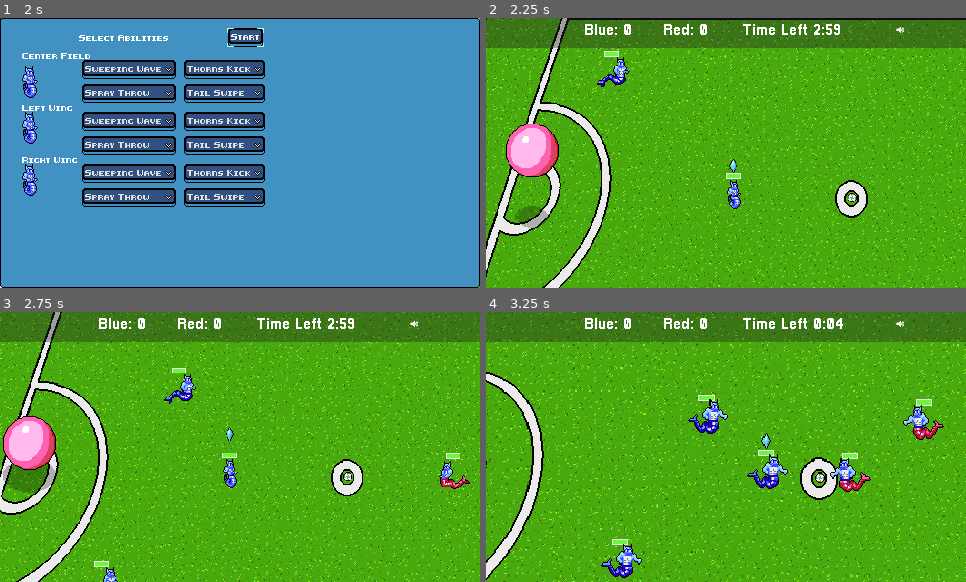
Above: before the commit, frames 1-4 (two rows, left to right).
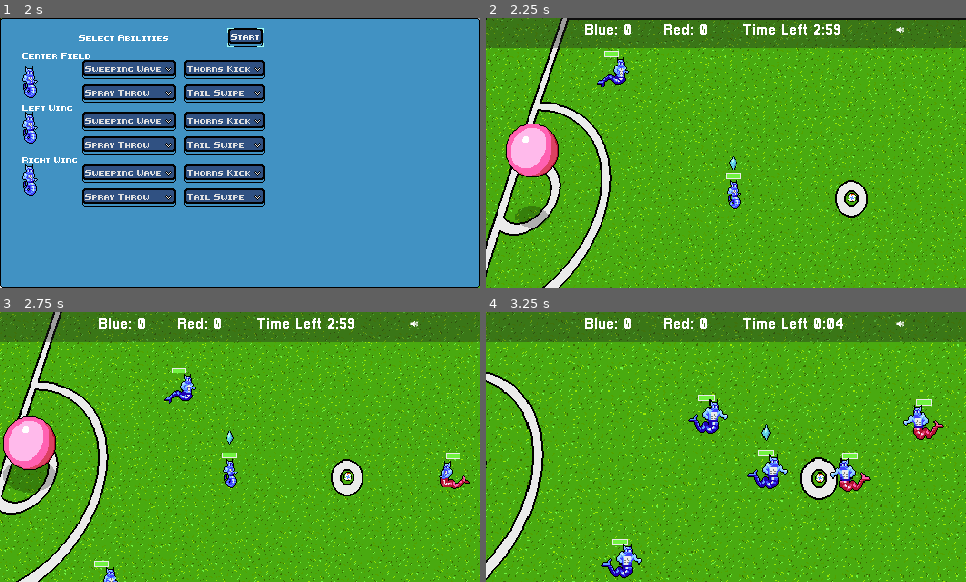
Above: after the commit, the same moments.

Repository: gamkedo-la/Elementaball
Game: Godot game, scene res://UI/StartMenu.tscn
Two runs of this game, one before a commit and one after it. Both use one fixed random seed, a clock stepped at 60 frames per second and the inputs below.
Inputs (mouse positions are in pixels of both pictures, inside the frame that each line leads up to):
- Up to frame 1 (2 s): click "New Game" at 0.5 s; click "Next" at 1.25 s
- Up to frame 2 (2.25 s): click "Start" at 2 s
- Up to frame 3 (2.75 s): no input
- Up to frame 4 (3.25 s): move the mouse to (802, 328) at 2.77 s; hold Right (ui_right) from 2.78 s (still down); hold T (time_hack) from 2.78 s (still down)

Frame 1 is identical in both runs. In frame 2, less than 0.1% of the frame differs, in the area x 50-53%, y 51-58%; in frame 3, less than 0.1%; in frame 4, 0.1%, in the area x 57-60%, y 41-51%.

Commit message:
Got rid of KO animation console error message

Diff:
--- a/Node2D.tscn
+++ b/Node2D.tscn
@@ -408,7 +408,7 @@
 
 [node name="AnimatedSprite" parent="Player/Health Bar" index="1"]
 visible = true
-frame = 7
+frame = 0
 
 [node name="AnimationTree" parent="Player" index="1"]
 parameters/playback = SubResource( 1 )
@@ -428,7 +428,7 @@
 starting_stats = ExtResource( 10 )
 
 [node name="AnimatedSprite" parent="Player2/Health Bar" index="1"]
-frame = 7
+frame = 0
 
 [node name="AnimationTree" parent="Player2" index="1"]
 parameters/playback = SubResource( 2 )
@@ -443,7 +443,7 @@
 starting_stats = ExtResource( 10 )
 
 [node name="AnimatedSprite" parent="Player3/Health Bar" index="1"]
-frame = 7
+frame = 0
 
 [node name="AnimationTree" parent="Player3" index="1"]
 parameters/playback = SubResource( 3 )
@@ -471,6 +471,7 @@
 z_index = 3
 frames = SubResource( 16 )
 animation = "plant ball"
+frame = 3
 playing = true
 script = ExtResource( 16 )
 
@@ -549,7 +550,7 @@
 [node name="AnimatedSprite" parent="Enemy/Health Bar" index="1"]
 position = Vector2( 7.8787, -8.25085 )
 animation = "default"
-frame = 7
+frame = 0
 
 [node name="AnimationTree" parent="Enemy" index="5"]
 parameters/playback = SubResource( 17 )
@@ -576,7 +577,7 @@
 
 [node name="AnimatedSprite" parent="Enemy3/Health Bar" index="1"]
 animation = "default"
-frame = 7
+frame = 0
 
 [node name="AnimationTree" parent="Enemy3" index="5"]
 parameters/playback = SubResource( 18 )
@@ -599,7 +600,7 @@
 
 [node name="AnimatedSprite" parent="Enemy2/Health Bar" index="1"]
 animation = "default"
-frame = 7
+frame = 0
 
 [node name="EnemyCollider" parent="Enemy2" index="3"]
 rotation = 1.52987
--- a/Players/Player.tscn
+++ b/Players/Player.tscn
@@ -135,7 +135,7 @@
 "states/Red Tackle/position" = Vector2( 1324.81, 155.821 )
 transitions = [ "Blue Enemy Idle", "Blue Enemy Run", SubResource( 13 ), "Blue Enemy Run", "Blue Enemy Tackle", SubResou …(1065 unchanged characters)…
 start_node = "Blue Enemy Idle"
-graph_offset = Vector2( 313.638, -17.1792 )
+graph_offset = Vector2( -703.196, -17.1792 )
 
 [sub_resource type="AnimationNodeStateMachinePlayback" id=38]
 
@@ -838,29 +838,34 @@
 atlas = ExtResource( 14 )
 region = Rect2( 0, 0, 32, 16 )
 
+[sub_resource type="AtlasTexture" id=51]
+atlas = ExtResource( 19 )
+region = Rect2( 0, 0, 32, 32 )
+
 [sub_resource type="AtlasTexture" id=52]
 atlas = ExtResource( 19 )
-region = Rect2( 0, 0, 32, 32 )
+region = Rect2( 32, 0, 32, 32 )
 
 [sub_resource type="AtlasTexture" id=53]
 atlas = ExtResource( 19 )
-region = Rect2( 32, 0, 32, 32 )
+region = Rect2( 64, 0, 32, 32 )
 
 [sub_resource type="AtlasTexture" id=54]
 atlas = ExtResource( 19 )
-region = Rect2( 64, 0, 32, 32 )
-
-[sub_resource type="AtlasTexture" id=55]
-atlas = ExtResource( 19 )
 region = Rect2( 96, 0, 32, 32 )
 
-[sub_resource type="SpriteFrames" id=51]
+[sub_resource type="SpriteFrames" id=55]
 animations = [ {
 "frames": [ ExtResource( 10 ), ExtResource( 12 ), ExtResource( 11 ) ],
 "loop": true,
 "name": "blue run",
 "speed": 5.0
 }, {
+"frames": [ ExtResource( 7 ), ExtResource( 6 ), ExtResource( 8 ), ExtResource( 9 ), ExtResource( 2 ) ],
+"loop": false,
+"name": "blue tackle",
+"speed": 5.0
+}, {
 "frames": [ ExtResource( 2 ), ExtResource( 2 ) ],
 "loop": true,
 "name": "blue idle",
@@ -881,12 +886,7 @@
 "name": "green idle",
 "speed": 5.0
 }, {
-"frames": [ ExtResource( 7 ), ExtResource( 6 ), ExtResource( 8 ), ExtResource( 9 ), ExtResource( 2 ) ],
-"loop": false,
-"name": "blue tackle",
-"speed": 5.0
-}, {
-"frames": [ SubResource( 52 ), SubResource( 53 ), SubResource( 54 ), SubResource( 55 ) ],
+"frames": [ SubResource( 51 ), SubResource( 52 ), SubResource( 53 ), SubResource( 54 ) ],
 "loop": true,
 "name": "red run",
 "speed": 5.0
@@ -916,7 +916,7 @@
 
 [node name="AnimatedSprite" parent="Health Bar" index="1"]
 animation = "default"
-frame = 2
+frame = 7
 
 [node name="AnimationTree" parent="." instance=ExtResource( 5 )]
 tree_root = SubResource( 37 )
@@ -946,7 +946,7 @@
 position = Vector2( 12.9999, 3.90676 )
 
 [node name="AnimatedSprite" type="AnimatedSprite" parent="ThingsToFlip"]
-frames = SubResource( 51 )
+frames = SubResource( 55 )
 animation = "blue idle"
 
 [node name="InterceptArea" parent="." instance=ExtResource( 13 )]
--- a/UI/health_bar.gd
+++ b/UI/health_bar.gd
@@ -20,10 +20,11 @@
 		healthbar.texture_progress = barRed
 	healthbar.value = value
 	if healthbar.value <= 0:
-		animPlayer.visible = true
-		animPlayer.animation = "KO"
-		animPlayer.frame = 0
-		animPlayer.playing = true
+		if animPlayer:
+			animPlayer.visible = true
+			animPlayer.animation = "KO"
+			animPlayer.frame = 0
+			animPlayer.playing = true
 		if get_parent().is_in_group("player_team"):
 			SceneController.emit_signal("knockout", get_parent(), "blue")
 		else:
--- a/UI/health_bar.tscn
+++ b/UI/health_bar.tscn
@@ -103,13 +103,12 @@
 [node name="AnimatedSprite" type="AnimatedSprite" parent="."]
 visible = false
 position = Vector2( 7.95325, -17.2452 )
-frames = SubResource( 16 )
-animation = "KO"
-frame = 4
+frames = SubResource( 11 )
+frame = 1
 playing = true
 
 [node name="StatusAnimations" type="AnimatedSprite" parent="."]
 visible = false
 position = Vector2( 8.18949, -2.36235 )
-frames = SubResource( 22 )
+frames = SubResource( 17 )
 animation = "KO"
Not shown: 2 places in UI/health_bar.tscn that only renumber resources
